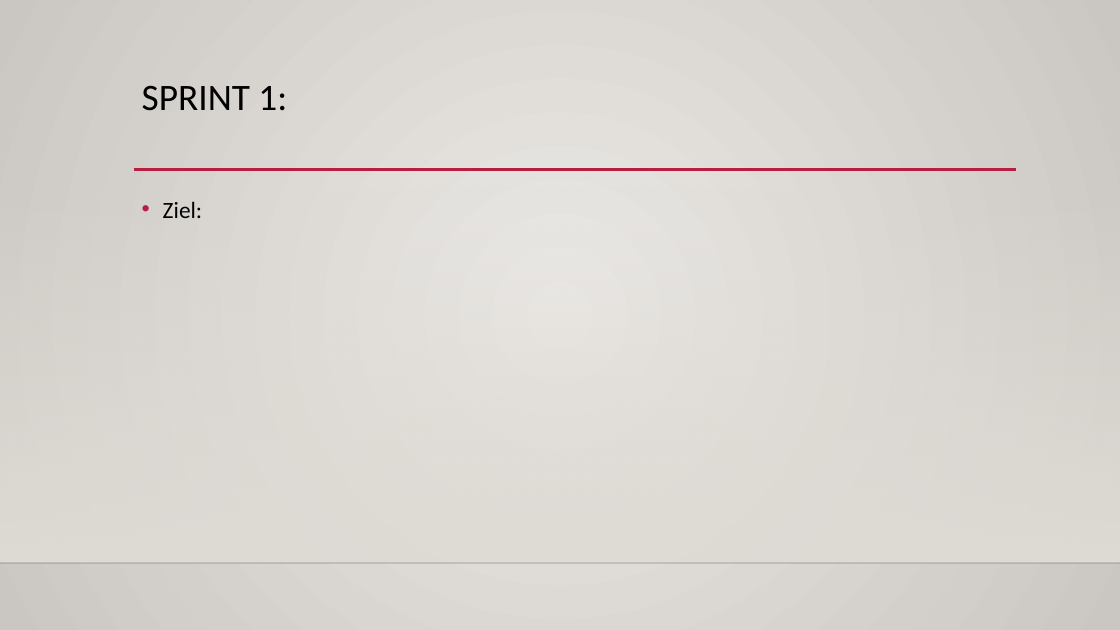
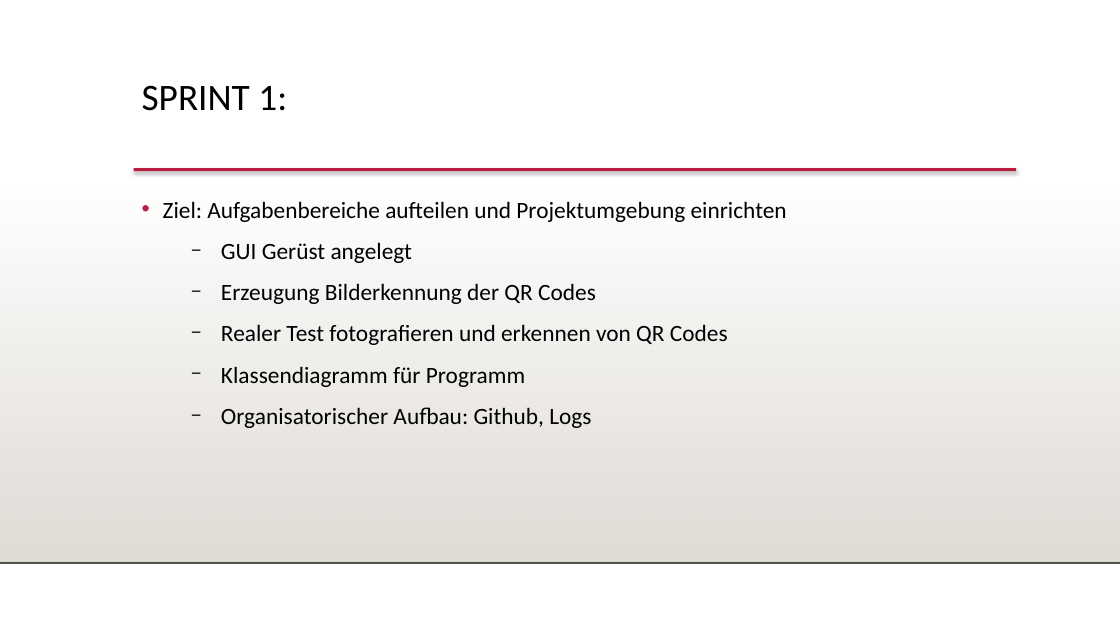
Before and after one commit to FeFi7/CarrierTracking, a slide deck: slide 5 of Dokumentation/MeilensteinPraesentation.pptx. Drawn at 1120x630 pixels with LibreOffice and Linux fonts; fonts in the diff are those of the drawing; background and template pictures are left out. Boxes give left, top, right and bottom in pixels: in the first picture for what was removed or moved away, otherwise in the second. Text is boxed around its words. In the diff, an @@ line names an element or a change of style, - is before the commit and + after.

```diff
--- a/Dokumentation/MeilensteinPraesentation.pptx
+++ b/Dokumentation/MeilensteinPraesentation.pptx
@@ background gradient #ECEAE7 to #CAC7C1 to #FFFFFF @@
@@ line (134, 170) - (1017, 170): stroke #B71E42 2.5 pt to #B71E42 2.49 pt @@
@@ text at <box>163,201,787,428</box>: text changed @@
-• Ziel:
+• Ziel: Aufgabenbereiche aufteilen und Projektumgebung einrichten
+  − GUI Gerüst angelegt
+  − Erzeugung Bilderkennung der QR Codes
+  − Realer Test fotografieren und erkennen von QR Codes
+  − Klassendiagramm für Programm
+  − Organisatorischer Aufbau: Github, Logs
@@ line (0, 563) - (1120, 563): stroke #000001 1 pt to #000001 0.99 pt @@
```
Also in this commit, not shown: 7 other slides changed.
